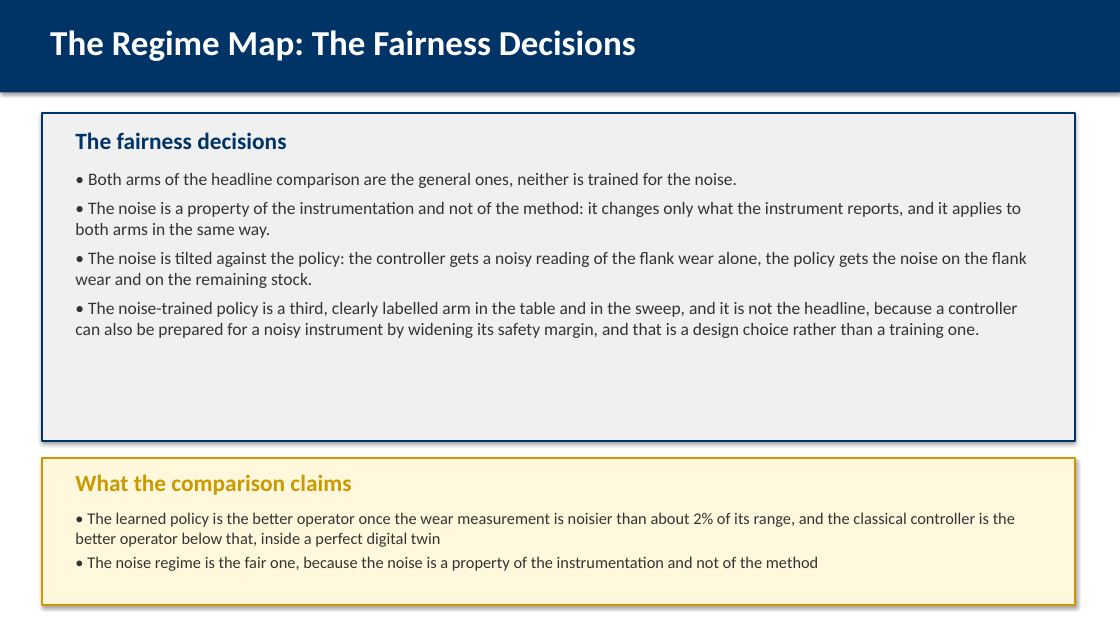
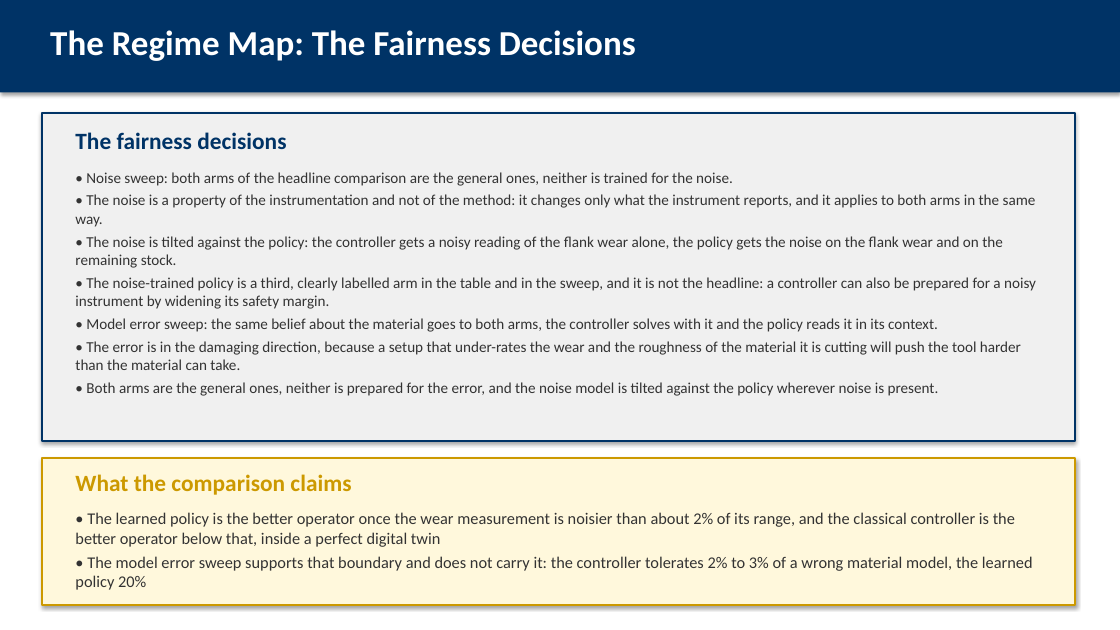
Before and after one commit to AbhinandIITM/AI-in-Mfg, a slide deck: slide 19 of report/presentation.pptx (slide 18 before the commit). Drawn at 1120x630 pixels with LibreOffice and Linux fonts; fonts in the diff are those of the drawing. Boxes give left, top, right and bottom in pixels: in the first picture for what was removed or moved away, otherwise in the second. Text is boxed around its words. In the diff, an @@ line names an element or a change of style, - is before the commit and + after.

Commit message:
docs: the model error sweep is supporting evidence in every document
The noise sweep stays the headline, because the noise is a property of the
instrumentation and applies to both arms in the same way, and the model
error sweep follows as the supporting evidence, with its table, its three
readings and the fairness decisions that make it a fair test: the same
belief to both arms, the error in the damaging direction, both arms the
general ones.

The report is 42 pages with 12 figures, the deck 38 frames with no
overflowing frame, the PowerPoint file 33 slides. The results index
describes the robustness figure as the six cases it now shows.

```diff
--- a/report/presentation.pptx
+++ b/report/presentation.pptx
@@ text at bbox=[86, 172, 733, 186]: text changed; size 15 to 13 pt @@
-• Both arms of the headline comparison are the general ones, neither is trained for the noise.
+• Noise sweep: both arms of the headline comparison are the general ones, neither is trained for the noise.
@@ text at bbox=[75, 194, 1036, 268]: size 15 to 13 pt in "• The noise is a property of ...", "• The noise is tilted against the ..."; less space between paragraphs @@
@@ text at bbox=[75, 277, 1036, 396]: text changed; size 15 to 13 pt @@
-• The noise-trained policy is a third, clearly labelled arm in the table and in the sweep, and it is not the headline, because a controller can also be prepared for a noisy instrument by widening its safety margin, and that is a design choice rather than a training one.
+• The noise-trained policy is a third, clearly labelled arm in the table and in the sweep, and it is not the headline: a controller can also be prepared for a noisy instrument by widening its safety margin.
+• Model error sweep: the same belief about the material goes to both arms, the controller solves with it and the policy reads it in its context.
+• The error is in the damaging direction, because a setup that under-rates the wear and the roughness of the material it is cutting will push the tool harder than the material can take.
+• Both arms are the general ones, neither is prepared for the error, and the noise model is tilted against the policy wherever noise is present.
@@ text at bbox=[75, 556, 1033, 590]: text changed @@
-• The noise regime is the fair one, because the noise is a property of the instrumentation and not of the method
+• The model error sweep supports that boundary and does not carry it: the controller tolerates 2% to 3% of a wrong material model, the learned policy 20%
```
Also in this commit, not shown: 7 other slides changed, 1 slide added, 10 other files.
